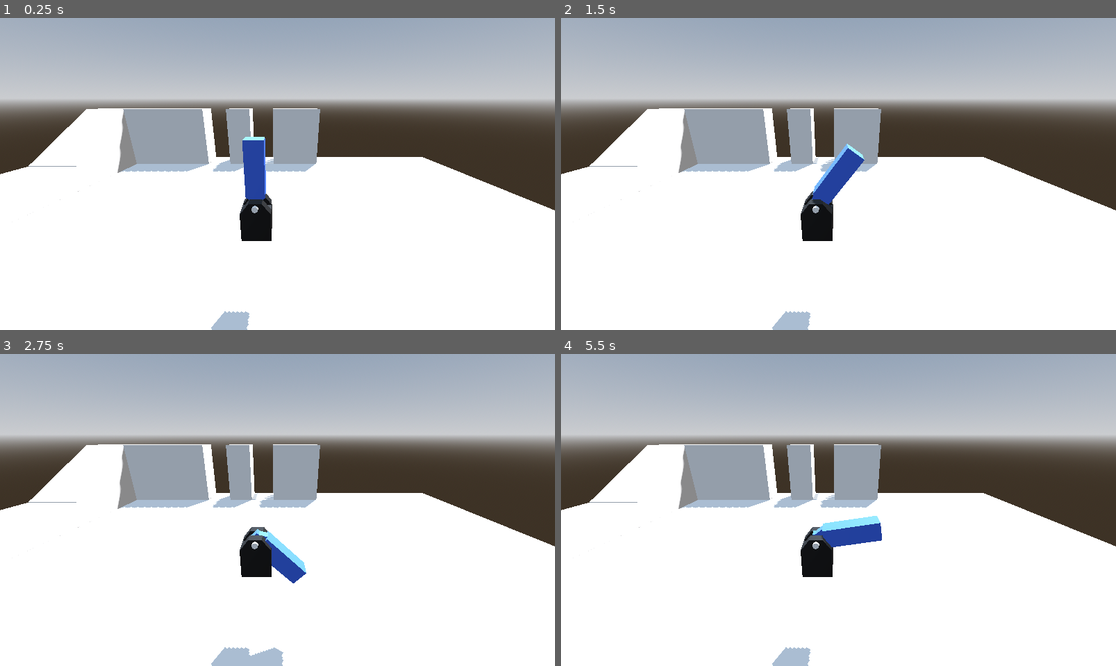
Above: before the commit, frames 1-4 (two rows, left to right).
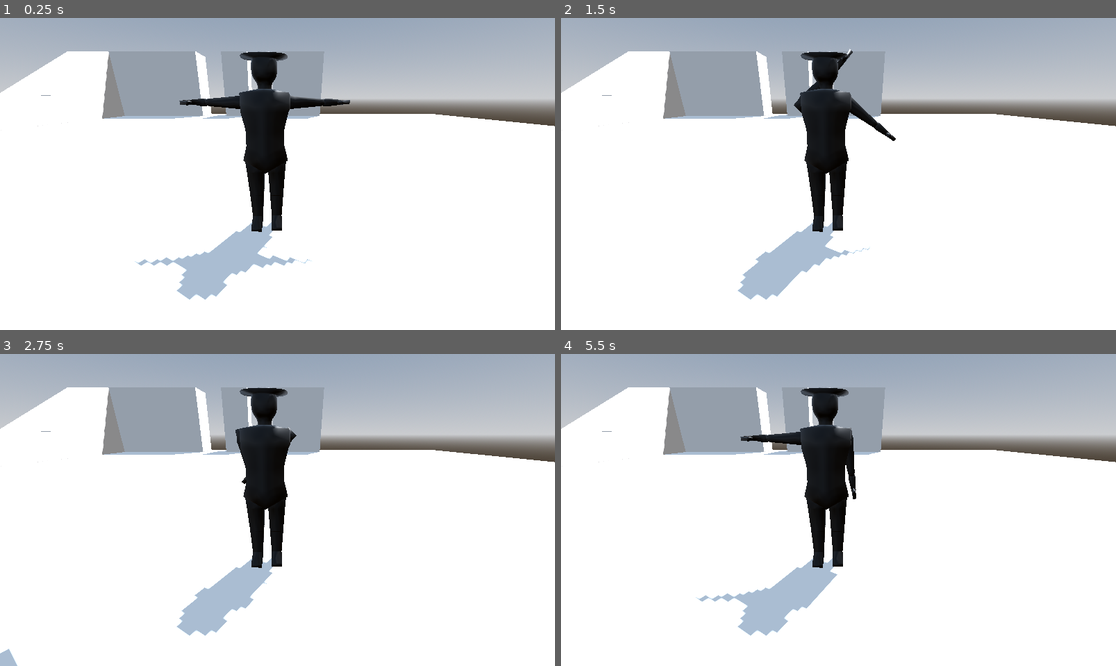
Above: after the commit, the same moments.

Repository: Riiisen/MeinerstesCgRepo
Game: Godot game, scene res://main.tscn
Two runs of this game, one before a commit and one after it. Both use one fixed random seed, a clock stepped at 60 frames per second and the inputs below.
Inputs:
- Up to frame 1 (0.25 s): no input
- Up to frame 2 (1.5 s): tap Enter at 0.5 s; hold Right (ui_right) 0.53-1.28 s; hold Down (ui_down) from 1.28 s (still down)
- Up to frame 3 (2.75 s): release Down (ui_down) at 2.03 s; hold Right (ui_right) from 2.03 s (still down)
- Up to frame 4 (5.5 s): release Right (ui_right) at 2.78 s; hold Up (ui_up) 2.78-3.53 s; hold Left (ui_left) 3.53-5.03 s; hold Down (ui_down) from 5.03 s (still down)

The runs differ from the first frame. In frame 1, 28% of the frame differs, in the area x 0-100%, y 10-100%; in frame 2, 28%; in frame 3, 28%; in frame 4, 28%.

Commit message:
charackter

Diff:
--- /dev/null
+++ b/meinerstes-cg/charakter_benjamin_ruf.gd
@@ -0,0 +1,22 @@
+extends Node3D
+@export var upper_arm_speed : float = 180
+
+# Called when the node enters the scene tree for the first time.
+func _ready() -> void:
+	pass # Replace with function body.
+
+
+# Called every frame. 'delta' is the elapsed time since the previous frame.
+func _process(delta: float) -> void:
+	if Input.is_action_pressed ("ui_up"):
+		print("hoch Links")
+		$"Körper_002/Oberarm_R004".rotate_z(deg_to_rad(upper_arm_speed * delta ))
+	if Input.is_action_pressed("ui_down"):
+		print("Runter Links")
+		$"Körper_002/Oberarm_R004".rotate_z(deg_to_rad(-upper_arm_speed * delta ))
+	if Input.is_action_pressed ("ui_left"):
+		print("hoch Rechts")
+		$"Körper_002/Oberarm_L_005".rotate_z(deg_to_rad(upper_arm_speed * delta ))
+	if Input.is_action_pressed("ui_right"):
+		print("Runter Rechts ")
+		$"Körper_002/Oberarm_L_005".rotate_z(deg_to_rad(-upper_arm_speed * delta ))
--- a/meinerstes-cg/main.tscn
+++ b/meinerstes-cg/main.tscn
@@ -2,6 +2,8 @@
 
 [ext_resource type="PackedScene" uid="uid://c1acsqtkuh6va" path="res://test.glb" id="1_ig7tw"]
 [ext_resource type="Script" uid="uid://bew1wgelwl6ka" path="res://base.gd" id="2_0xm2m"]
+[ext_resource type="PackedScene" uid="uid://db2dxghrpf852" path="res://Charakter_Benjamin_Ruf.glb" id="3_h2yge"]
+[ext_resource type="Script" uid="uid://ntsnf0c1ilk1" path="res://charakter_benjamin_ruf.gd" id="4_1bvp3"]
 
 [sub_resource type="ProceduralSkyMaterial" id="ProceduralSkyMaterial_0xm2m"]
 sky_horizon_color = Color(0.66224277, 0.6717428, 0.6867428, 1)
@@ -28,9 +30,16 @@
 transform = Transform3D(1, 0, 0, 0, 1, 0, 0, 0, 1, -17.907772, 0, -10.143483)
 
 [node name="base" parent="test" index="2" unique_id=341925061]
+transform = Transform3D(0.5, 0, 0, 0, 0.5, 0, 0, 0, 0.5, 0, 11.258023, 0)
 script = ExtResource("2_0xm2m")
 
 [node name="Camera3D" type="Camera3D" parent="." unique_id=631204281]
-transform = Transform3D(1, 0, 0, 0, 0.9374097, 0.34822848, 0, -0.34822848, 0.9374097, -17.204367, 7.29488, -4.051071)
+transform = Transform3D(1, 0, 0, 0, 0.9374097, 0.34822848, 0, -0.34822848, 0.9374097, -17.204367, 1.8014593, -4.051071)
+
+[node name="Charakter_Benjamin_Ruf" parent="." unique_id=1297010112 instance=ExtResource("3_h2yge")]
+transform = Transform3D(1, 0, 0, 0, 1, 0, 0, 0, 1, -15.59838, 0.05955577, -6.7640195)
+script = ExtResource("4_1bvp3")
+upper_arm_speed = null
 
 [editable path="test"]
+[editable path="Charakter_Benjamin_Ruf"]
Binary file added: meinerstes-cg/Charakter_Benjamin_Ruf.glb
Not shown, added: meinerstes-cg/Charakter_Benjamin_Ruf.glb.import
Not shown, added: meinerstes-cg/charakter_benjamin_ruf.gd.uid
Not shown, added: meinerstes-cg/Charakter_Benjamin_Ruf.blend
Not shown, changed: meinerstes-cg/index.html
Not shown, changed: meinerstes-cg/index.pck
